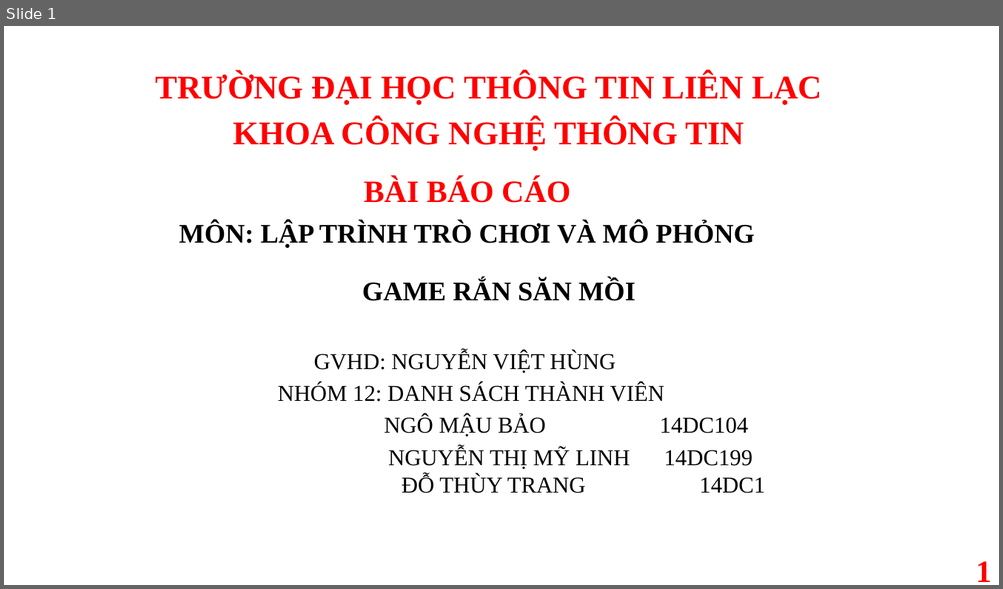
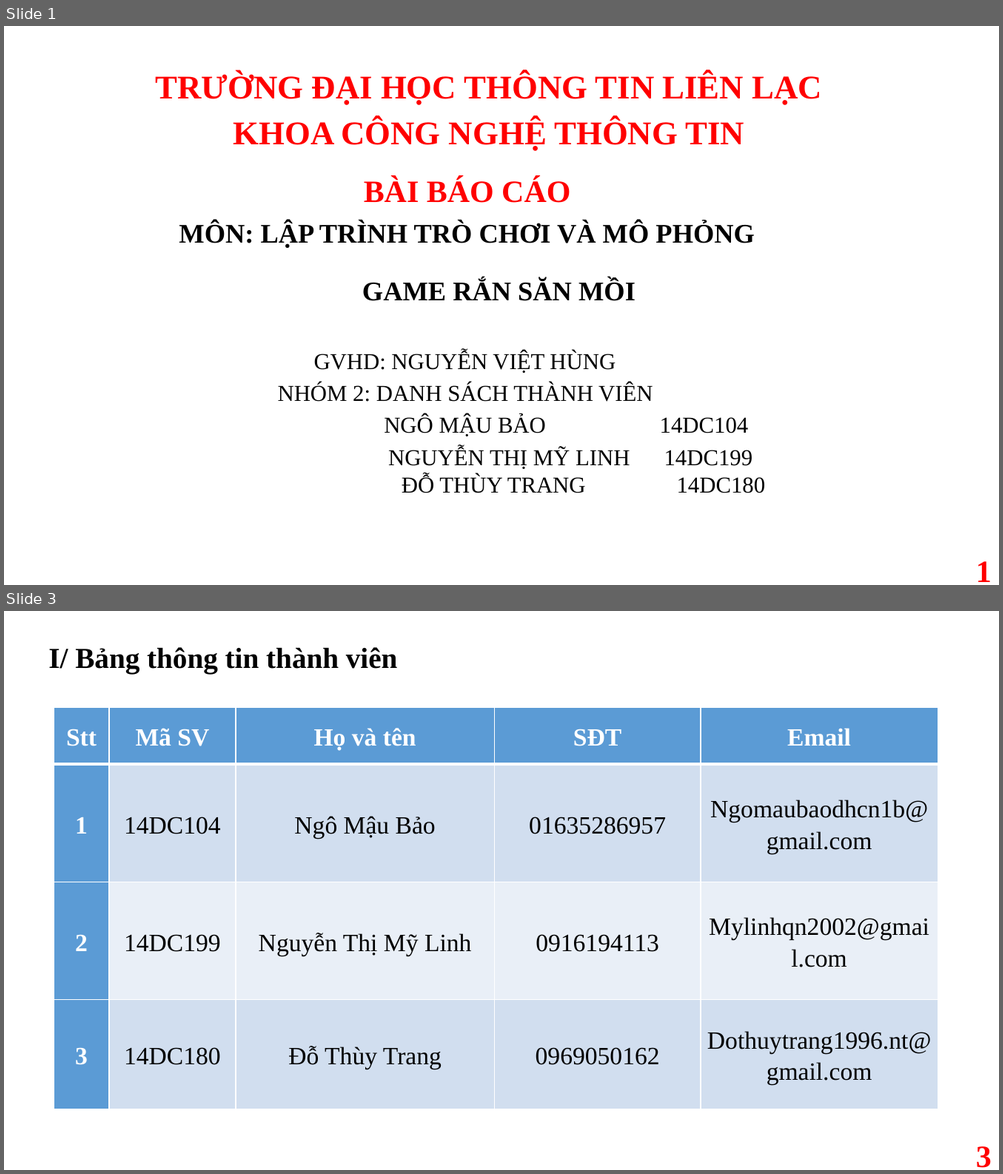
Before and after one commit to LapTrinhTroChoiVaMoPhong/GameRanSanMoi, a slide deck: Game.pptx. Shown one above the other, each under a label of ours: slide 1 before the commit, slides 1 and 3 after it; the slides between them are not shown. The pictures are 1003x589 and 1003x1174 pixels, drawn with LibreOffice and Linux fonts; fonts in the diff are those of the drawing; background and template pictures are left out. Boxes give left, top, right and bottom in pixels: in the first picture for what was removed or moved away, otherwise in the second. Text is boxed around its words. In the diff, an @@ line names an element or a change of style, - is before the commit and + after.

```diff
--- a/Game.pptx
+++ b/Game.pptx
@@ slide 3 added at (4, 611, 999, 1170), background picture (left out) @@
@@ text added at (48, 647, 398, 674), 28 pt, text #000000, bold @@
+I/ Bảng thông tin thành viên
@@ table added at (54, 707, 939, 1110), 4 rows, 5 columns @@
+Stt | Mã SV | Họ và tên | SĐT | Email
+1 | 14DC104 | Ngô Mậu Bảo | 01635286957 | Ngomaubaodhcn1b@gmail.com
+2 | 14DC199 | Nguyễn Thị Mỹ Linh | 0916194113 | Mylinhqn2002@gmail.com
+3 | 14DC180 | Đỗ Thùy Trang | 0969050162 | Dothuytrang1996.nt@gmail.com
@@ page number added at (976, 1147, 991, 1168), 30 pt, text #FF0000, bold @@
+3
@@ slide 1 changed as well @@
@@ text at (278, 383, 652, 402): text changed @@
-NHÓM 12: DANH SÁCH THÀNH VIÊN
+NHÓM 2: DANH SÁCH THÀNH VIÊN
@@ text at (388, 448, 765, 494): text changed @@
-NGUYỄN THỊ MỸ LINH 14DC199 ĐỖ THÙY TRANG 14DC1
+NGUYỄN THỊ MỸ LINH 14DC199 ĐỖ THÙY TRANG 14DC180
```
Also in this commit, not shown: 4 other slides changed, 4 other slides added, 3 other files.
